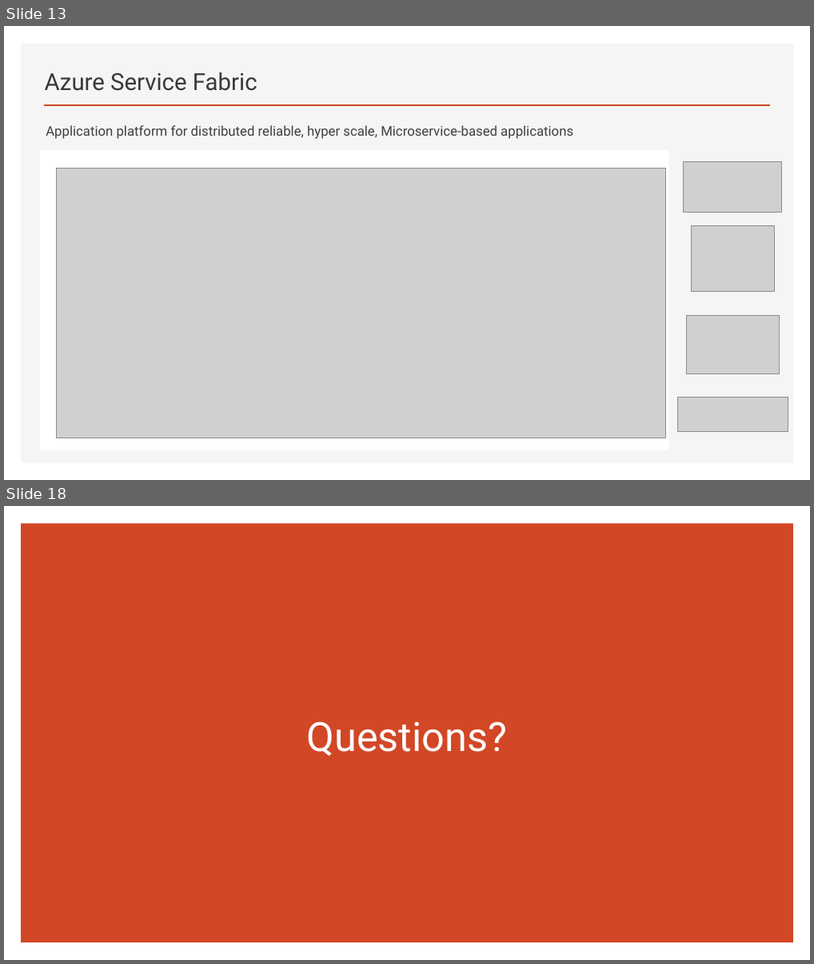
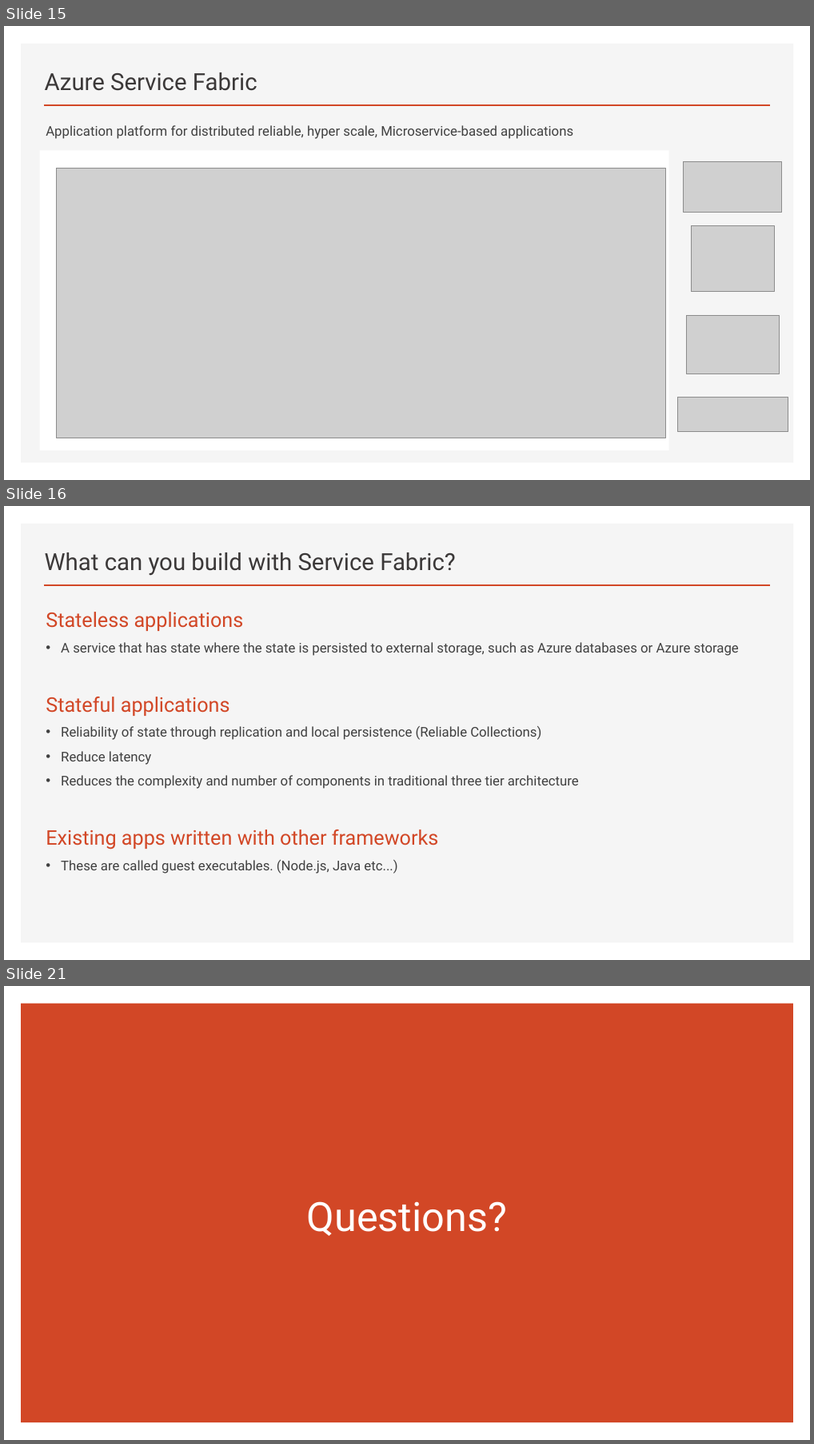
Before and after one commit to brianperera/EasyMaintain, a slide deck: Documents/MicroServices.pptx. Shown one above the other, each under a label of ours: slides 13 and 18 before the commit, slides 15, 16 and 21 after it; the slides between them are not shown. The pictures are 814x964 and 814x1444 pixels, drawn with LibreOffice and Linux fonts; fonts in the diff are those of the drawing; grey boxes stand for pictures. Boxes give left, top, right and bottom in pixels: in the first picture for what was removed or moved away, otherwise in the second. Text is boxed around its words. In the diff, an @@ line names an element or a change of style, - is before the commit and + after.

```diff
--- a/Documents/MicroServices.pptx
+++ b/Documents/MicroServices.pptx
@@ slide 16 added at (4, 506, 810, 960), background #FFFFFF; not listed: 2 template elements that a slide beside it also shows @@
@@ title added at (45, 552, 456, 576), 28 pt, text #3B3838 @@
+What can you build with Service Fabric?
@@ text added at (46, 612, 739, 873), 16 pt, text #404040 @@
+Stateless applications
+• A service that has state where the state is persisted to external storage, such as Azure databases or Azure storage
+Stateful applications
+• Reliability of state through replication and local persistence (Reliable Collections)
+• Reduce latency
+• Reduces the complexity and number of components in traditional three tier architecture
+Existing apps written with other frameworks
+• These are called guest executables. (Node.js, Java etc...)
@@ what was slide 13 is now slide 15 @@
@@ what was slide 18 is now slide 21 @@
```
Also in this commit, not shown: 9 slides changed, 5 other slides added, 1 slide removed.
